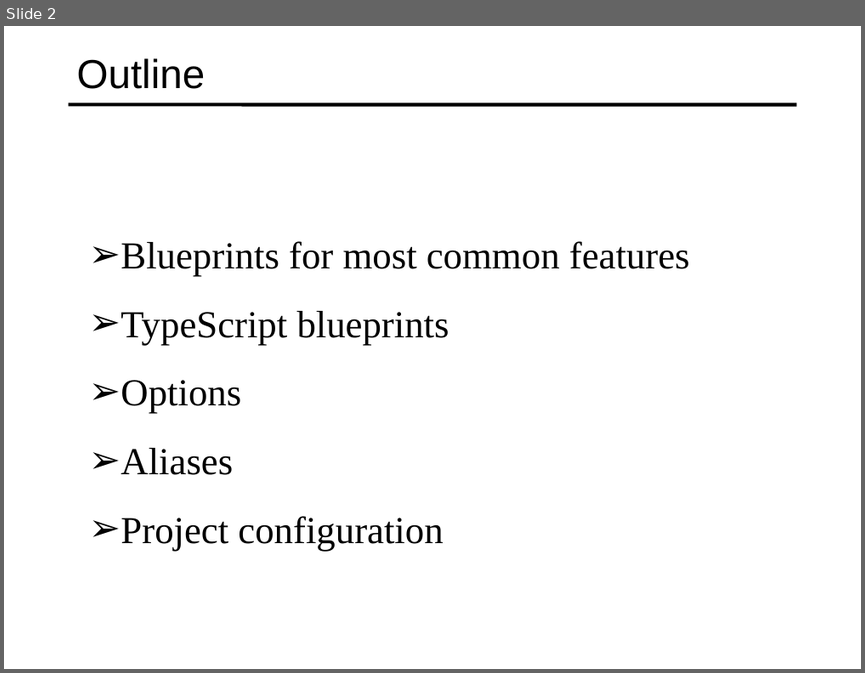
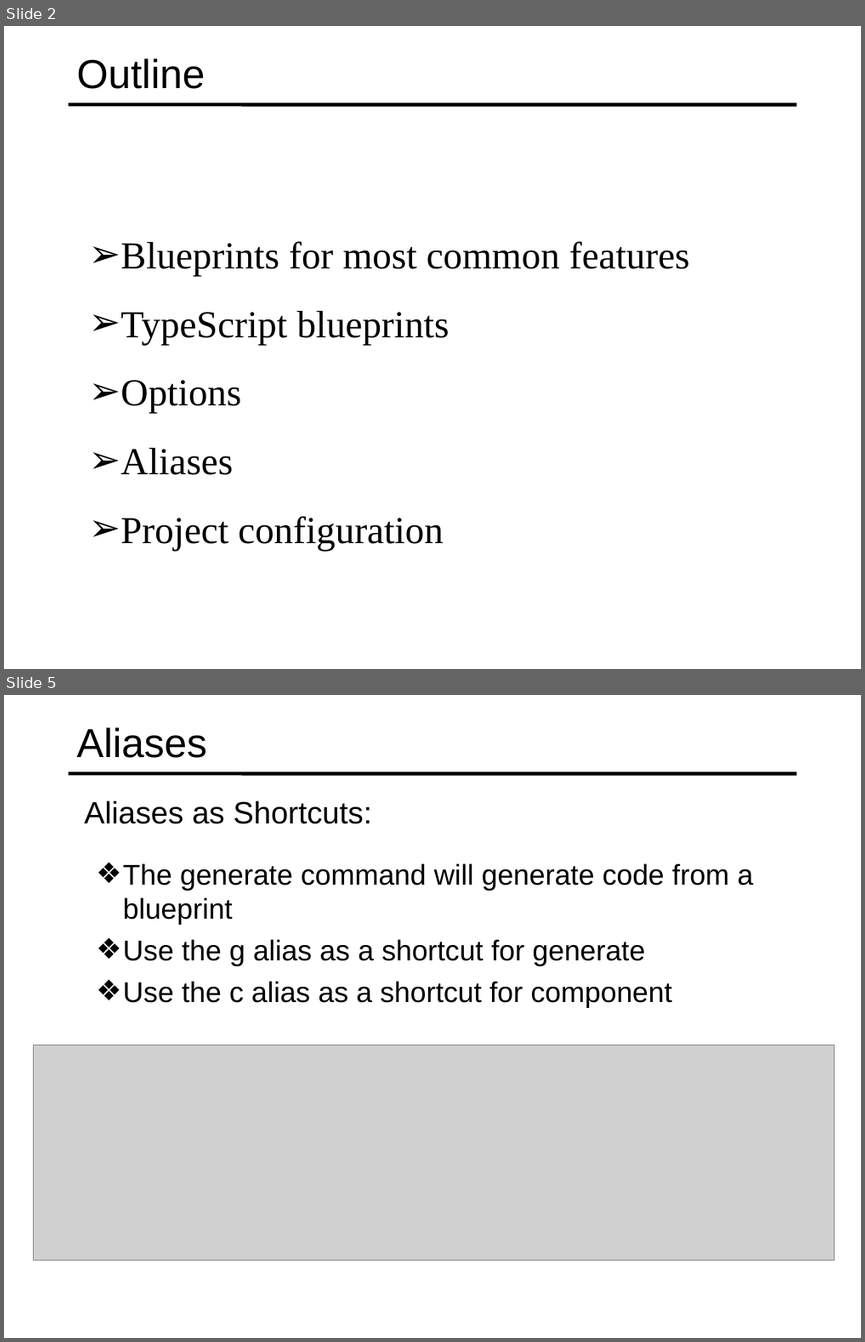
Before and after one commit to specter01wj/Jago_Link_Training, a slide deck: Angular/Angular7/Angular CLI/4.Generating Code from Blueprints/L4_Generating Code from Blueprints.ppt. Shown one above the other, each under a label of ours: slide 2 before the commit, slides 2 and 5 after it; the slides between them are not shown. The pictures are 865x673 and 865x1342 pixels, drawn with LibreOffice and Linux fonts; fonts in the diff are those of the drawing; grey boxes stand for pictures. Boxes give left, top, right and bottom in pixels: in the first picture for what was removed or moved away, otherwise in the second. Text is boxed around its words. In the diff, an @@ line names an element or a change of style, - is before the commit and + after.

```diff
--- a/Angular/Angular7/Angular CLI/4.Generating Code from Blueprints/L4_Generating Code from Blueprints.ppt
+++ b/Angular/Angular7/Angular CLI/4.Generating Code from Blueprints/L4_Generating Code from Blueprints.ppt
@@ slide 5 added at box(4, 695, 861, 1338), background #FFFFFF; not listed: 1 template element that a slide beside it also shows @@
@@ title added at box(77, 727, 207, 758), 34 pt, text #000000 @@
+Aliases
@@ text added at box(84, 800, 372, 824), 25.9 pt, text #000000 @@
+  Aliases as Shortcuts:
@@ text added at box(123, 863, 754, 1008), 24 pt, text #000000 @@
+  ❖ The generate command will generate code from a blueprint
+  ❖ Use the g alias as a shortcut for generate
+  ❖ Use the c alias as a shortcut for component
@@ picture added at box(33, 1045, 834, 1260) @@
```
Also in this commit, not shown: 1 slide changed, 8 other slides added, 9 slides removed.
